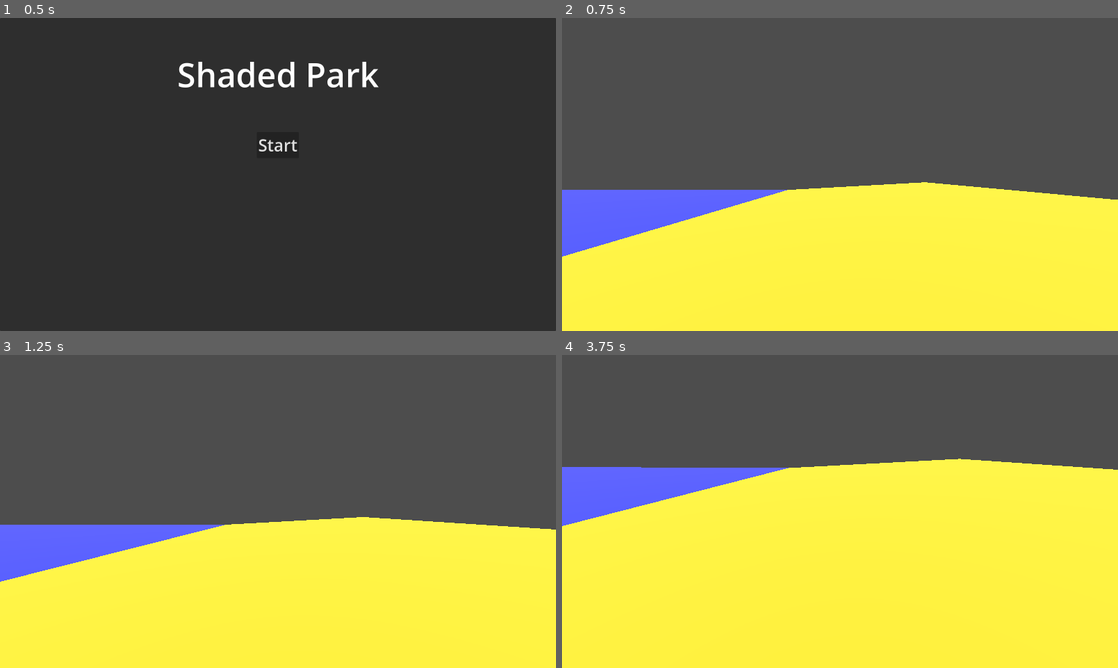
Above: before the commit, frames 1-4 (two rows, left to right).
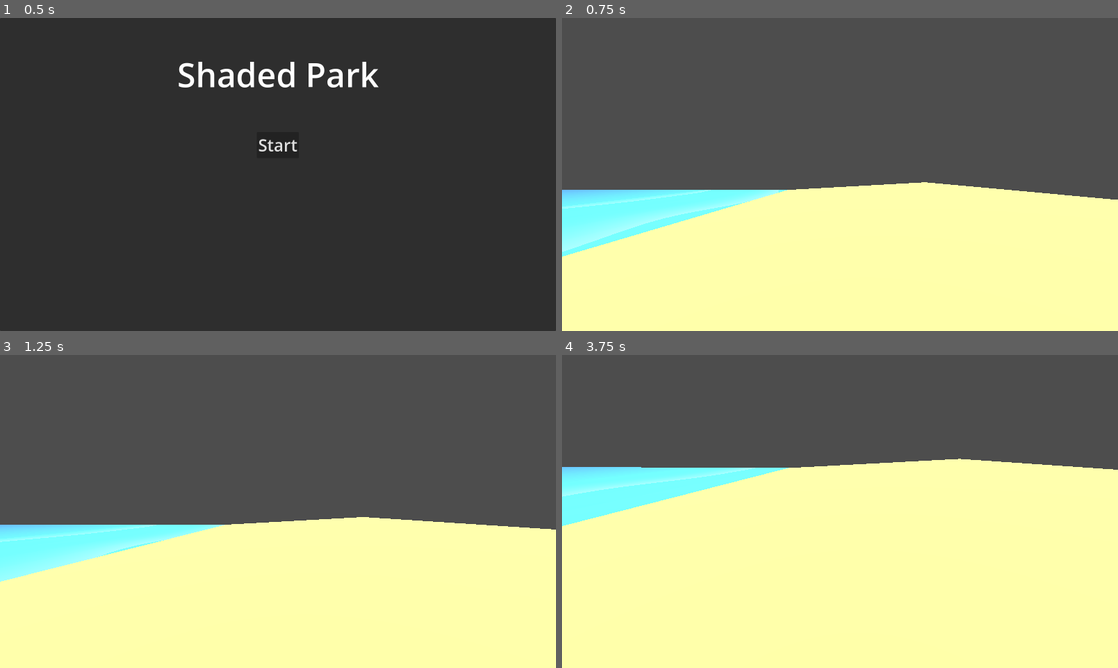
Above: after the commit, the same moments.

Repository: Spooked2/Shaded-Park
Game: Godot game, scene res://main_menu.tscn
Two runs of this game, one before a commit and one after it. Both use one fixed random seed, a clock stepped at 60 frames per second and the inputs below.
Inputs (mouse positions are in pixels of both pictures, inside the frame that each line leads up to):
- Up to frame 1 (0.5 s): no input
- Up to frame 2 (0.75 s): click "Start" at 0.5 s
- Up to frame 3 (1.25 s): no input
- Up to frame 4 (3.75 s): move the mouse to (867, 511) at 1.27 s; hold W (move_forward) from 1.28 s (still down); move the mouse to (812, 511) at 2.02 s; tap Enter at 2.75 s; move the mouse to (851, 505) at 2.77 s; move the mouse to (834, 517) at 3.52 s

Frame 1 is identical in both runs. In frame 2, 45% of the frame differs, in the area x 0-100%, y 52-100%; in frame 3, 46%; in frame 4, 65%, in the area x 0-100%, y 33-100%.

Commit message:
ADD basic ocean gradient and simple waves

Diff:
--- a/assets/shaders/beach/ocean.gdshader
+++ b/assets/shaders/beach/ocean.gdshader
@@ -1,9 +1,38 @@
 shader_type spatial;
+
+uniform sampler2D water_color_gradient;
+uniform float wave_speed: hint_range(0.0, 2.0) = 0.5;
+
+float wave(float amp, float x, float wavelength, float speed) {
+	float freq = 2.0 / wavelength;
+
+	return amp * sin(x * freq + (TIME * wave_speed) * (speed * freq));
+}
 
 void vertex() {
 	// Called for every vertex the material is visible on.
 }
 
 void fragment() {
-	ALBEDO = vec3(0.0, 0.1, 0.95);
+	// Set the base color of the water to the given gradient uniform
+	vec3 final_color = texture(water_color_gradient, UV).rgb;
+
+	// Create some scrolling white foam waves and overlay them on top of the base color
+	vec2 wave_uv = (UV - vec2(0.8, 0.0)) * 5.0;
+
+	// Make the waves wavy
+	float wave1 = wave(1.2, wave_uv.y, 1.1, 0.55);
+	float wave2 = wave(0.95, wave_uv.y, 0.9, 0.5);
+	float wave3 = wave(1.05, wave_uv.y, 1.2, 0.65);
+	float wave_sum = 0.075 * cos(wave1 + wave2 + wave3);
+
+	float waves = smoothstep(0.5, 3.0, fract((wave_uv.x * 1.25) + wave_sum - fract(TIME * wave_speed)));
+
+	// Hide some of the waves
+	vec2 wave_mask = step(vec2(0.0), wave_uv) * step(wave_uv, vec2(1.0));
+	if (wave_mask.x > 0.0) {
+		final_color += waves;
+	}
+
+	ALBEDO = final_color;
 }
--- a/assets/shaders/beach/sand.gdshader
+++ b/assets/shaders/beach/sand.gdshader
@@ -1,9 +1,11 @@
 shader_type spatial;
+
+uniform vec3 base_color: source_color;
 
 void vertex() {
 	// Called for every vertex the material is visible on.
 }
 
 void fragment() {
-	ALBEDO = vec3(0.5, 0.4, 0.1);
+	ALBEDO = base_color;
 }
--- a/levels/beach/beach.tscn
+++ b/levels/beach/beach.tscn
@@ -10,18 +10,28 @@
 [sub_resource type="ShaderMaterial" id="ShaderMaterial_k8g7j"]
 render_priority = 0
 shader = ExtResource("1_h5dy1")
+shader_parameter/base_color = Color(0.7613454, 0.65521103, 0.36146313, 1)
 
 [sub_resource type="PlaneMesh" id="PlaneMesh_i3yn0"]
 size = Vector2(20, 50)
 
 [sub_resource type="WorldBoundaryShape3D" id="WorldBoundaryShape3D_k8g7j"]
 
+[sub_resource type="PlaneMesh" id="PlaneMesh_hrlhh"]
+size = Vector2(50, 50)
+
+[sub_resource type="Gradient" id="Gradient_k8g7j"]
+offsets = PackedFloat32Array(0.45535713, 1)
+colors = PackedColorArray(0.07134237, 0.28485674, 0.68227524, 1, 0.12675607, 0.48029912, 0.7254515, 1)
+
+[sub_resource type="GradientTexture1D" id="GradientTexture1D_3bnml"]
+gradient = SubResource("Gradient_k8g7j")
+
 [sub_resource type="ShaderMaterial" id="ShaderMaterial_h5dy1"]
 render_priority = 0
 shader = ExtResource("1_hrlhh")
-
-[sub_resource type="PlaneMesh" id="PlaneMesh_hrlhh"]
-size = Vector2(50, 50)
+shader_parameter/water_color_gradient = SubResource("GradientTexture1D_3bnml")
+shader_parameter/wave_speed = 0.2000000095
 
 [node name="Beach" type="Node3D" unique_id=1092459270]
 
@@ -50,5 +60,5 @@
 
 [node name="Ocean" type="MeshInstance3D" parent="." unique_id=2001608621]
 transform = Transform3D(1, 0, 0, 0, 1, 0, 0, 0, 1, -31.574984, 0, 0)
-material_override = SubResource("ShaderMaterial_h5dy1")
 mesh = SubResource("PlaneMesh_hrlhh")
+surface_material_override/0 = SubResource("ShaderMaterial_h5dy1")
